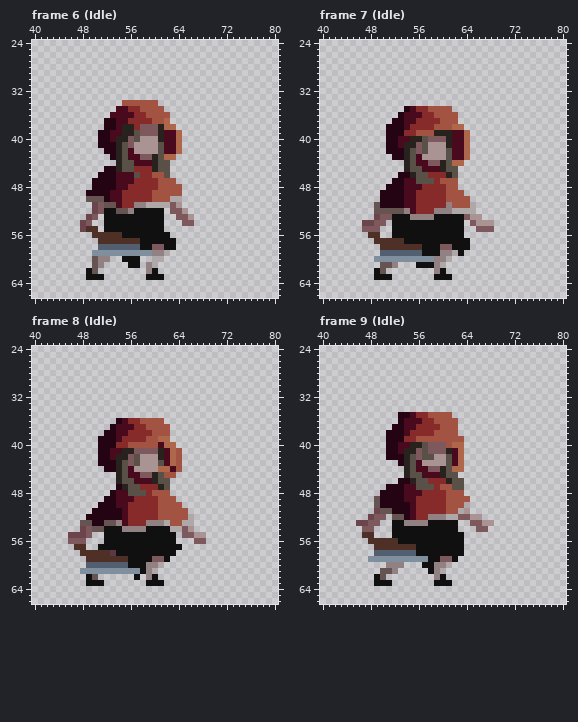
Pixel-art file: Content/Animations/red hood itch free.aseprite. The picture above is the old version.
96x80 pixels, 212 frames. Colours within 5 levels of each other are drawn and written as one. Shown: frame 6 (Idle): x 40..80, y 24..66; frame 7 (Idle): x 40..80, y 24..66; frame 8 (Idle): x 40..80, y 24..66; frame 9 (Idle): x 40..80, y 24..66. The old version is drawn lined up with the new one, on the new canvas. The commit also changed other frames, which this record leaves out.
After:
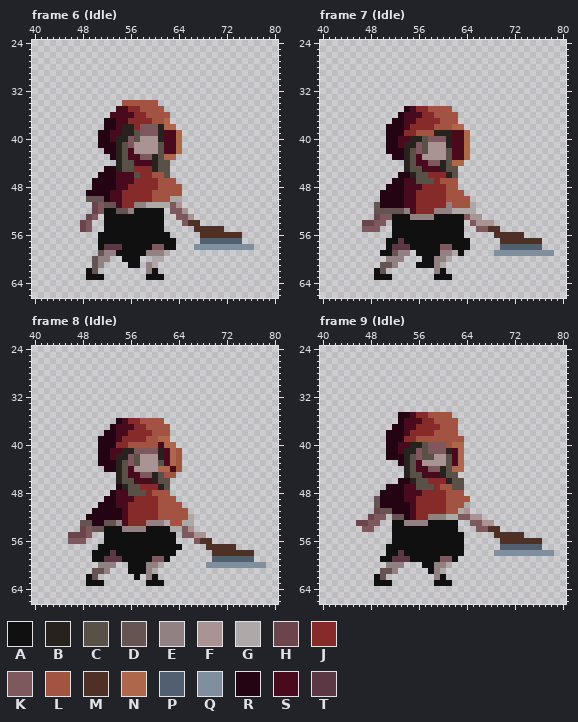
Palette (. is transparent): A #101010  B #28221e  C #595047  D #655452  E #928182  F #aa9393  G #aea8a8  H #6c444c  J #862b2a  K #7d595d  L #a25342  M #4e3026  N #ae674b  P #525f71  Q #7f8f9e  R #240312  S #490a1e  T #5b3843
From old to new:
canvas 96x80 -> 112x96, the old top-left corner now at 8,0
--- frame 6 (Idle)
@@ x 40..80 @@
 53 .........HK.AAAAAAAAAA..KKF..............
-54 ........HK..AAAAAAAAAA...KK..............
-55 ........HMM.AAAAAAAAAA...................
-56 ..........MMMMMAAAAAAAA..................
-57 ...........MMMMMMMAAAAAA.................
-58 ...........PPPPPPPAAKKAA.................
-59 ..........QQQQQQQQQQEEG..................
+54 ........HK..AAAAAAAAAA...KMM.............
+55 ........HK..AAAAAAAAAA.....MMMMM.........
+56 ...........AAAAAAAAAAAA.....MMMMMMM......
+57 ...........AAAAAAAAAAAAA....PPPPPPP......
+58 ...........ATTTAAAAAKKAA...QQQQQQQQQQ....
+59 ...........DEEAAAAAEEEG..................
 60 ..........DEE..AAA..GG...................
--- frame 7 (Idle)
@@ x 40..80 @@
 54 .......HHKK.AAAAAAAAAAAA.KFFF............
-55 .......KKK..AAAAAAAAAAAA..KKK............
-56 ........MM..AAAAAAAAAAAA.................
-57 .........MMMMMAAAAAAAAAAA................
-58 ..........MMMMMMMAAAKKAAA................
-59 ..........PPPPPPPAAAEEGA.................
-60 .........QQQQQQQQQQEEG...................
+55 .......KKK..AAAAAAAAAAAA..KKMM...........
+56 ............AAAAAAAAAAAA.....MMMMM.......
+57 ...........AATAAAAAAAAAAA.....MMMMMMM....
+58 ...........ATTTAAAAAKKAAA.....PPPPPPP....
+59 ..........AADEE.AAAAEEGA.....QQQQQQQQQQ..
+60 ...........EEE...AAEEG...................
 61 ..........DDE...AAAEG....................
--- frame 8 (Idle)
@@ x 40..80 @@
 55 ......HHHK..AAAAAAAAAAAA.KKFF............
-56 ......KKK...AAAAAAAAAAAA...KK............
-57 .......MM..AAAAAAAAAAAAAA................
-58 ........MMMMMTAAAAAAAAAA.................
-59 .........MMMMMMMAAAAKKA..................
-60 .........PPPPPPPAAAEEG...................
-61 ........QQQQQQQQQQAEG....................
+56 ......KKK...AAAAAAAAAAAA...KMM...........
+57 ...........AAAAAAAAAAAAAA....MMMMM.......
+58 ..........AAATAAAAAAAAAA......MMMMMMM....
+59 ..........AATTTAAAAAKKA.......PPPPPPP....
+60 ...........EEE..AAAEEG.......QQQQQQQQQQ..
+61 ..........DDE...AAAEG....................
 62 .........AD......A.EA....................
--- frame 9 (Idle)
@@ x 40..80 @@
 53 ......HHKK..AAEEEEAAAAA..KKFF............
-54 .......KK...AAAAAAAAAAA...KK.............
-55 .......MM...AAAAAAAAAAAA.................
-56 ........MMMMMAAAAAAAAAAA.................
-57 .........MMMMMMMAAAAAAAA.................
-58 .........PPPPPPPAAAAAAAA.................
-59 ........QQQQQQQQQQAAKKA..................
+54 .......KK...AAAAAAAAAAA...KKMM...........
+55 ............AAAAAAAAAAAA.....MMMMM.......
+56 ............AAAAAAAAAAAA......MMMMMMM....
+57 ...........AAAAAAAAAAAAA......PPPPPPP....
+58 ...........AATAAAAAAAAAA.....QQQQQQQQQQ..
+59 ..........AATTTAAAAAKKA..................
 60 ...........EEE...AAEEG...................
Changed places in both pictures, as pixel boxes (x1, y1, x2, y2):
changed: (188, 220, 254, 250)
changed: (86, 226, 152, 256)
changed: (488, 226, 554, 256)
changed: (368, 232, 434, 262)
changed: (200, 538, 266, 568)
changed: (74, 544, 140, 574)
added: (488, 526, 554, 556)
changed: (362, 532, 428, 562)
